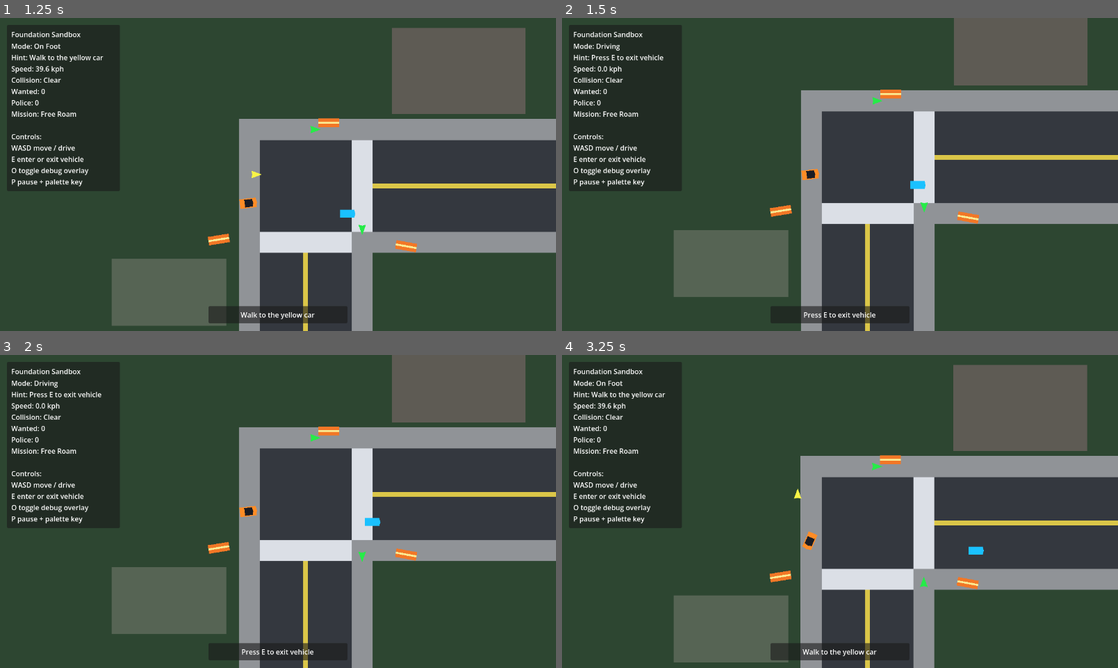
Above: before the commit, frames 1-4 (two rows, left to right).
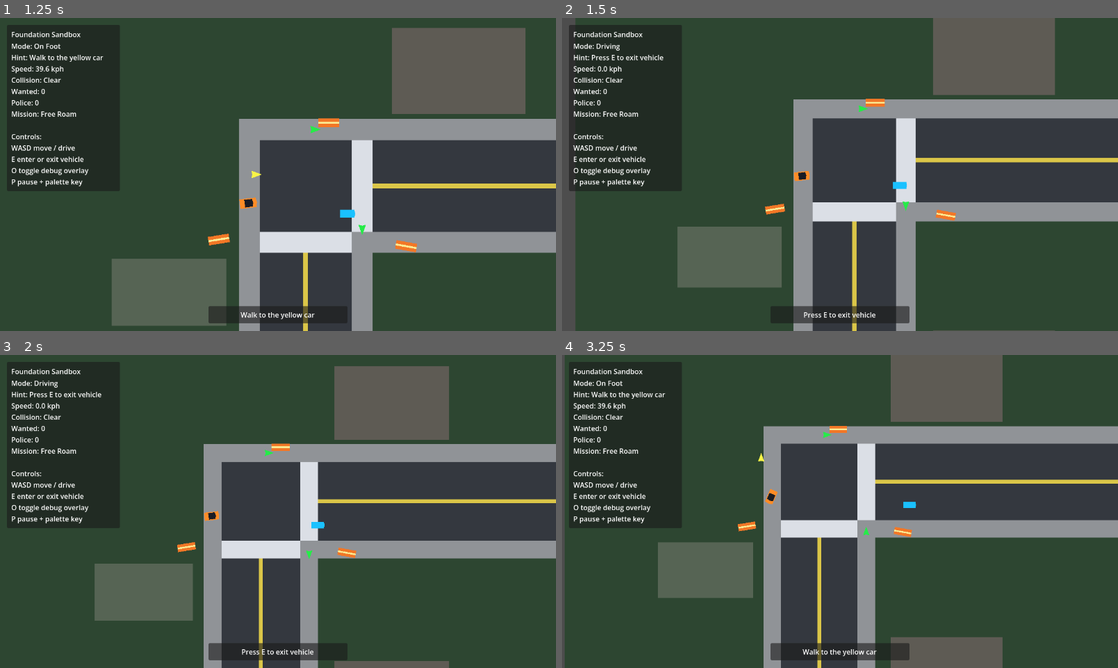
Above: after the commit, the same moments.

Repository: mjulstein/godot-gta
Game: Godot game, scene res://scenes/main/game.tscn
Two runs of this game, one before a commit and one after it. Both use one fixed random seed, a clock stepped at 60 frames per second and the inputs below.
Inputs:
- Up to frame 1 (1.25 s): hold D (move_right) from 0.53 s (still down); hold E (interact) from 0.53 s (still down)
- Up to frame 2 (1.5 s): release D (move_right) at 1.28 s; release E (interact) at 1.28 s; hold S (brake) from 1.28 s (still down); tap E (interact) at 1.35 s
- Up to frame 3 (2 s): keep holding S (brake)
- Up to frame 4 (3.25 s): tap E (interact) at 2, 2.85 s; release S (brake) at 2.03 s; hold D (move_right) 2.03-2.78 s; hold E (interact) 2.03-2.78 s; hold W (accelerate) from 2.78 s (still down)

Frame 1 is identical in both runs. In frame 2, 17% of the frame differs, in the area x 0-100%, y 0-100%; in frame 3, 25%; in frame 4, 38%.

Commit message:
Smooth camera transition states

Diff:
--- a/scripts/core/follow_camera.gd
+++ b/scripts/core/follow_camera.gd
@@ -6,19 +6,32 @@
 @export_range(1.0, 1200.0, 1.0) var zoom_out_speed := 320.0
 @export_range(0.1, 20.0, 0.1) var zoom_lerp_speed := 5.0
 @export_range(0.0, 20.0, 0.1) var look_ahead_lerp_speed := 4.0
+@export_range(0.0, 2.0, 0.05) var zoom_in_delay := 0.35
+@export_range(0.1, 20.0, 0.1) var speed_decay_rate := 240.0
+@export_range(0.0, 2.0, 0.05) var exit_transition_duration := 0.5
 var target: Node2D
 var look_ahead := Vector2.ZERO
 var world_bounds := Rect2(Vector2(-624, -344), Vector2(1248, 688))
+var displayed_speed := 0.0
+var zoom_hold_remaining := 0.0
+var exit_transition_remaining := 0.0
+var exit_transition_speed := 0.0
+var exit_transition_direction := Vector2.ZERO
 
 func _ready() -> void:
 	limit_enabled = false
 	zoom = base_zoom
 
 func set_target(node: Node2D) -> void:
+	if target == node:
+		return
+	if _is_vehicle_node(target) and not _is_vehicle_node(node):
+		exit_transition_remaining = exit_transition_duration
+		exit_transition_speed = displayed_speed
+		exit_transition_direction = _get_direction_for_node(target)
 	target = node
 	if target != null:
 		global_position = _clamp_camera_position(target.global_position)
-		look_ahead = Vector2.ZERO
 
 func set_world_bounds(bounds: Rect2) -> void:
 	world_bounds = bounds
@@ -26,15 +39,16 @@
 func _process(delta: float) -> void:
 	if target == null:
 		return
+	_update_speed_state(delta)
 	look_ahead = look_ahead.lerp(_get_target_look_ahead(), min(1.0, delta * look_ahead_lerp_speed))
 	zoom = zoom.lerp(_get_target_zoom(), min(1.0, delta * zoom_lerp_speed))
 	var desired_position := _clamp_camera_position(target.global_position + look_ahead)
 	global_position = global_position.lerp(desired_position, min(1.0, delta * follow_speed))
 
 func _get_target_zoom() -> Vector2:
-	if not _is_vehicle_target():
+	if not _is_vehicle_target() and exit_transition_remaining <= 0.0:
 		return base_zoom
-	var speed := _get_target_speed()
+	var speed := displayed_speed
 	var weight := clampf(speed / zoom_out_speed, 0.0, 1.0)
 	return base_zoom.lerp(max_zoom_out, weight)
 
@@ -46,9 +60,9 @@
 	return 0.0
 
 func _get_target_look_ahead() -> Vector2:
-	if not _is_vehicle_target():
+	if not _is_vehicle_target() and exit_transition_remaining <= 0.0:
 		return Vector2.ZERO
-	var speed := _get_target_speed()
+	var speed := displayed_speed
 	if speed <= 0.01:
 		return Vector2.ZERO
 	var direction := _get_target_direction()
@@ -56,15 +70,14 @@
 	return direction * _get_back_third_offset_distance(direction) * weight
 
 func _get_target_direction() -> Vector2:
+	if exit_transition_remaining > 0.0 and exit_transition_direction != Vector2.ZERO and not _is_vehicle_target():
+		return exit_transition_direction
 	if target == null:
 		return Vector2.ZERO
-	var value = target.get("velocity")
-	if value is Vector2 and value.length() > 0.01:
-		return value.normalized()
-	return Vector2.RIGHT.rotated(target.global_rotation)
+	return _get_direction_for_node(target)
 
 func _is_vehicle_target() -> bool:
-	return target != null and target.has_method("can_enter")
+	return _is_vehicle_node(target)
 
 func _get_back_third_offset_distance(direction: Vector2) -> float:
 	var viewport_size := get_viewport_rect().size
@@ -106,3 +119,31 @@
 		)
 
 	return desired_position
+
+func _update_speed_state(delta: float) -> void:
+	var raw_speed := _get_target_speed()
+	if exit_transition_remaining > 0.0:
+		exit_transition_remaining = maxf(0.0, exit_transition_remaining - delta)
+		raw_speed = maxf(raw_speed, exit_transition_speed * (exit_transition_remaining / maxf(exit_transition_duration, 0.001)))
+
+	if raw_speed >= displayed_speed:
+		displayed_speed = raw_speed
+		zoom_hold_remaining = zoom_in_delay
+		return
+
+	if zoom_hold_remaining > 0.0:
+		zoom_hold_remaining = maxf(0.0, zoom_hold_remaining - delta)
+		return
+
+	displayed_speed = move_toward(displayed_speed, raw_speed, speed_decay_rate * delta)
+
+func _is_vehicle_node(node: Node) -> bool:
+	return node != null and node.has_method("can_enter")
+
+func _get_direction_for_node(node: Node2D) -> Vector2:
+	if node == null:
+		return Vector2.ZERO
+	var value = node.get("velocity")
+	if value is Vector2 and value.length() > 0.01:
+		return value.normalized()
+	return Vector2.RIGHT.rotated(node.global_rotation)
